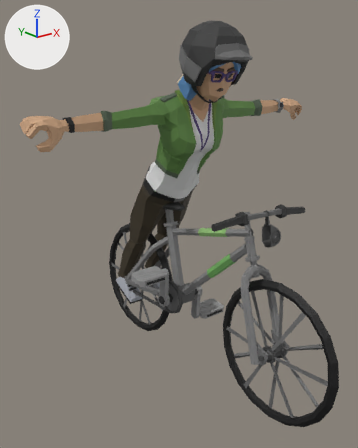
The glTF model sets/cyclist-animation/gltf-exports/cyclist-animation/cyclist-1-animation-v1.gltf: old version first, new version second.
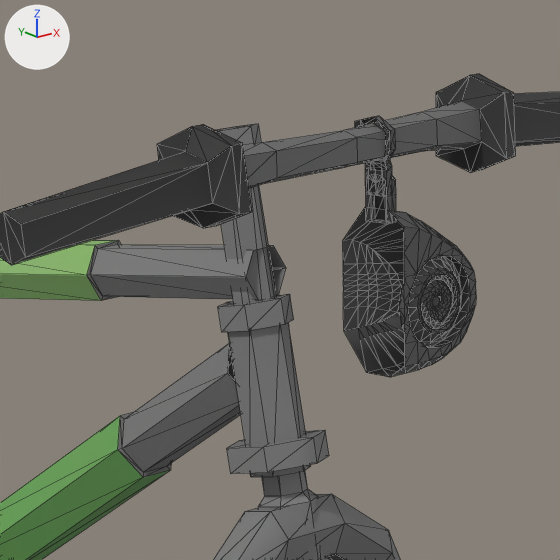
Old and new are each drawn whole from a 50 mm camera at (-1.717, -2.102, 1.773) aimed at (-0.004, 0.04, 0.916) and again close up on the part from 59% to 82% of the width and 43% to 61% of the height. Every picture has the same lights, and +X, +Y and +Z are marked at upper left. The close-ups show mesh edges as thin lines. Vertices at the same position are counted once.

Names of what the first close-up shows: 'Horn', 'SM_Veh_Bike_02_Combined'.
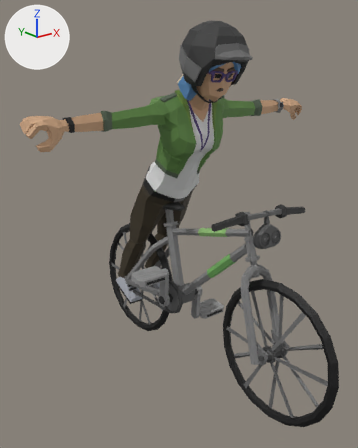
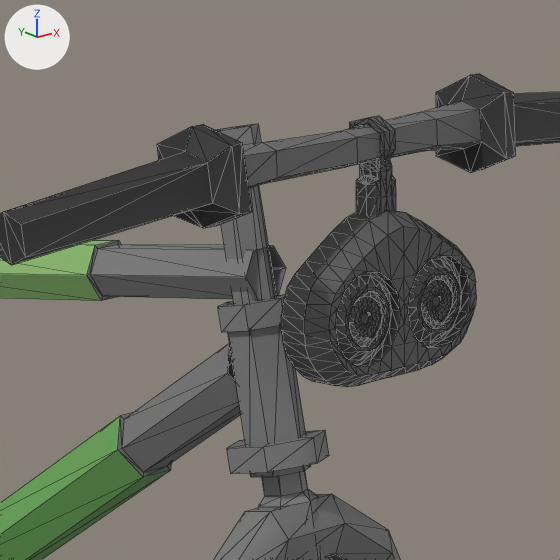
What changed in the scene script:
```text
Change me_plane_001:
    used by ob_horn; location = (0.0, 0.0, 0.0)
    remove me_plane_001.from_pydata(...)  # 426 vertices, 803 faces; spans x 0.132..0.225, y -0.536..-0.467, z 0.895..1.088
    add me_plane_001.from_pydata(...)  # 792 vertices, 1585 faces; spans x 0.044..0.225, y -0.536..-0.467, z 0.895..1.088
    me_plane_001 part 1: 366 vertices added at x 0.044..0.135, y -0.536..-0.467, z 0.897..1.088
```

Pixel boxes [x1, y1, x2, y2] of what changed, in the close-ups (560 x 560 px):
'Horn', reshaped (45% wider)
    before: [342, 116, 476, 377]
    after: [281, 116, 476, 387]
part 1 of me_plane_001, added
    after: [281, 117, 405, 387]
